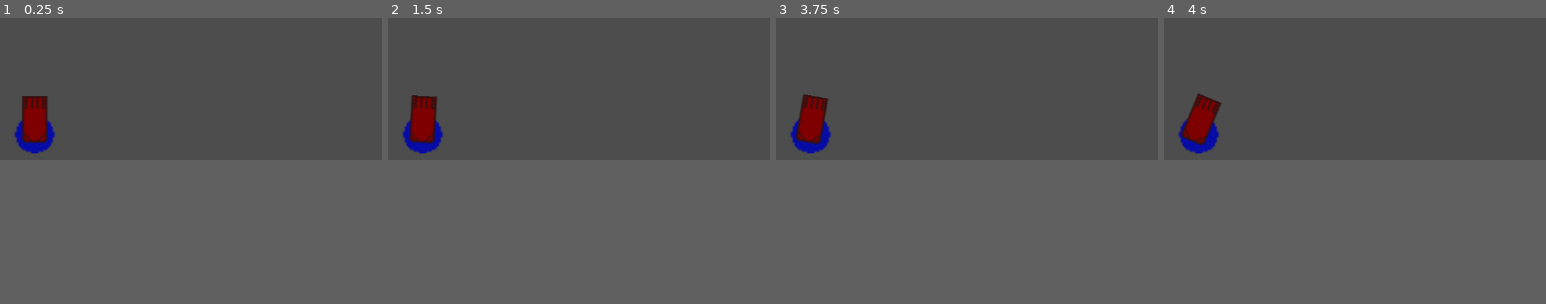
Above: before the commit, frames 1-4 (left to right).
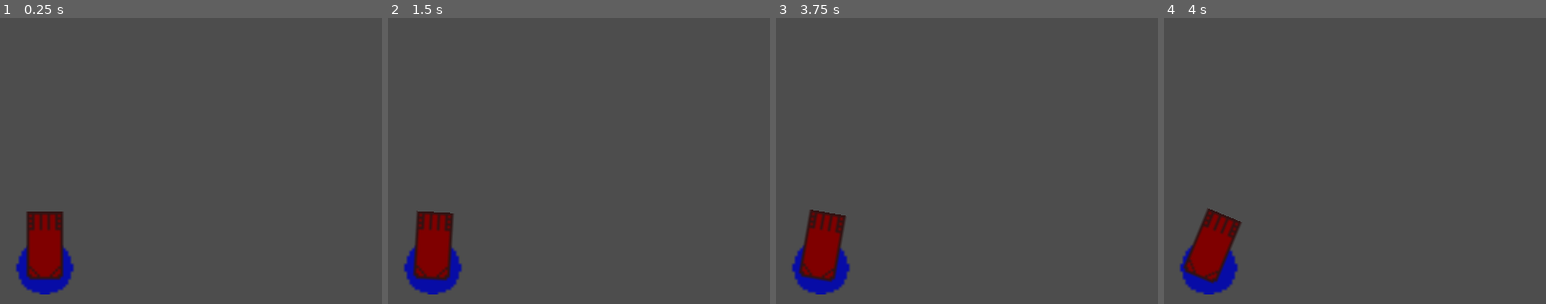
Above: after the commit, the same moments.

Repository: zommerfelds/global-game-jam-2025
Game: Godot game, scene res://nodes/valu.tscn
Two runs of this game, one before a commit and one after it. Both use one fixed random seed, a clock stepped at 60 frames per second and the inputs below. This scene is started directly instead of the project's main scene.
Inputs (mouse positions are % of the whole screen's width and height, from its top left):
- Up to frame 1 (0.25 s): no input
- Up to frame 2 (1.5 s): tap Enter at 0.5 s; move the mouse to (72, 34) at 0.52 s; hold Up (rotate_ccw_player_1) 0.53-1.28 s; click (72, 34) at 0.67 s; tap Space (shoot_player_1) at 1.25 s; move the mouse to (30, 41) at 1.27 s; tap Down (rotate_cw_player_1) at 1.35 s; click (30, 41) at 1.42 s
- Up to frame 3 (3.75 s): tap Enter at 2, 3.5 s; move the mouse to (60, 21) at 2.02 s; hold Space (shoot_player_1) 2.03-2.78 s; click (60, 21) at 2.17 s; move the mouse to (45, 52) at 2.77 s; tap Up (rotate_ccw_player_1) at 2.85 s; click (45, 52) at 2.92 s; move the mouse to (80, 49) at 3.52 s; hold Down (rotate_cw_player_1) from 3.53 s (still down); click (80, 49) at 3.67 s
- Up to frame 4 (4 s): keep holding Down (rotate_cw_player_1)
The pictures show only the part of the screen within x 0-50%, y 50-100%; the shares and areas given below are measured in that part.
In our replay, the window is 799x449 before the commit and 800x600 after it. These sizes can differ from the game's own. Grey fills any space a smaller window leaves; there, only what the larger window draws over its background counts as a difference.

The runs differ from the first frame. In frame 1, 4.8% of the frame differs, in the area x 3-20%, y 27-97%; in frame 2, 4.8%; in frame 3, 4.8%; in frame 4, 4.8%.

Commit message:
change window resolution

Diff:
--- a/nodes/karo scene.tscn
+++ b/nodes/karo scene.tscn
@@ -7,7 +7,6 @@
 [node name="KaroScene" type="Node2D"]
 
 [node name="Sprite2D" type="Sprite2D" parent="."]
-position = Vector2(300, 0)
 texture = SubResource("CanvasTexture_nhusn")
 centered = false
 script = ExtResource("1_dlp24")
--- a/nodes/valu.tscn
+++ b/nodes/valu.tscn
@@ -7,7 +7,7 @@
 [node name="Valu" type="Node2D"]
 
 [node name="Cannon-base" type="Sprite2D" parent="."]
-position = Vector2(52.5, 594.5)
+position = Vector2(47, 547)
 scale = Vector2(2.71875, 2.71875)
 texture = ExtResource("1_oukha")
 
--- a/project.godot
+++ b/project.godot
@@ -14,6 +14,11 @@
 run/main_scene="res://nodes/main_scene.tscn"
 config/features=PackedStringArray("4.3", "GL Compatibility")
 config/icon="res://assets/icon.svg"
+
+[display]
+
+window/size/viewport_width=800
+window/size/viewport_height=600
 
 [input]
 
--- a/scripts/paintable_area.gd
+++ b/scripts/paintable_area.gd
@@ -1,8 +1,8 @@
 extends Sprite2D
 
 var border_size = 10
-var area_width = 600
-var area_height = 500
+var area_width = 800
+var area_height = 600
 var splash_size = 20
 var image = Image.create(area_width, area_height, false, Image.FORMAT_RGBA8)
 
